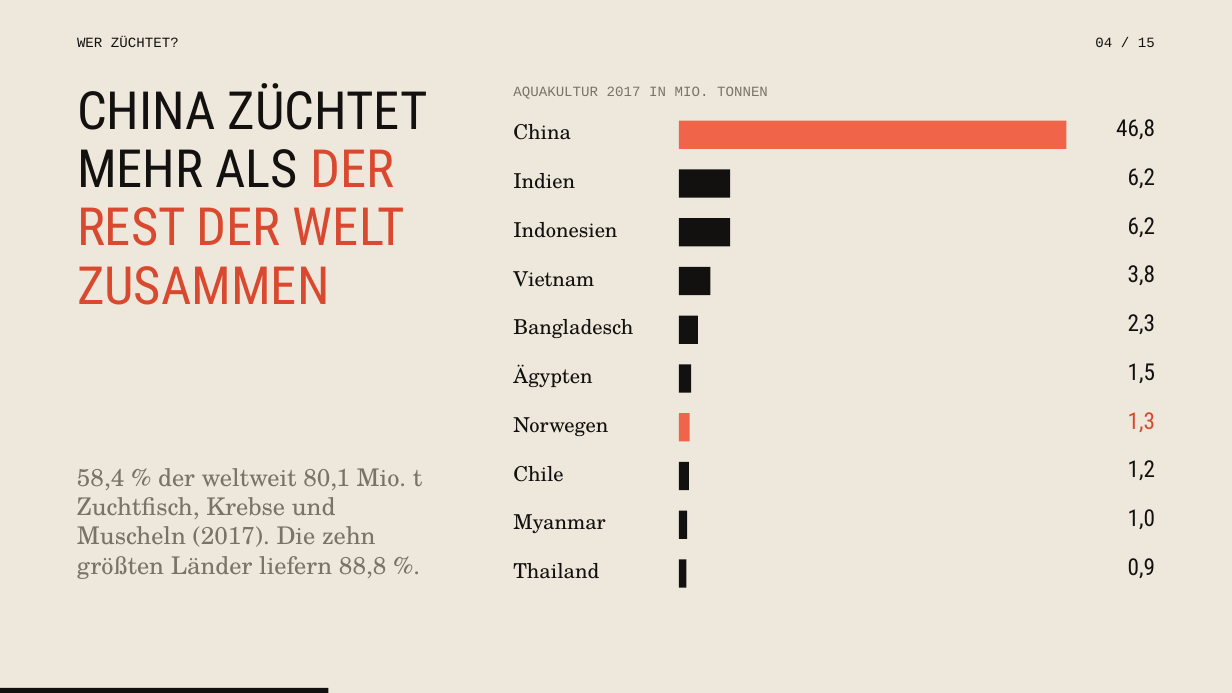
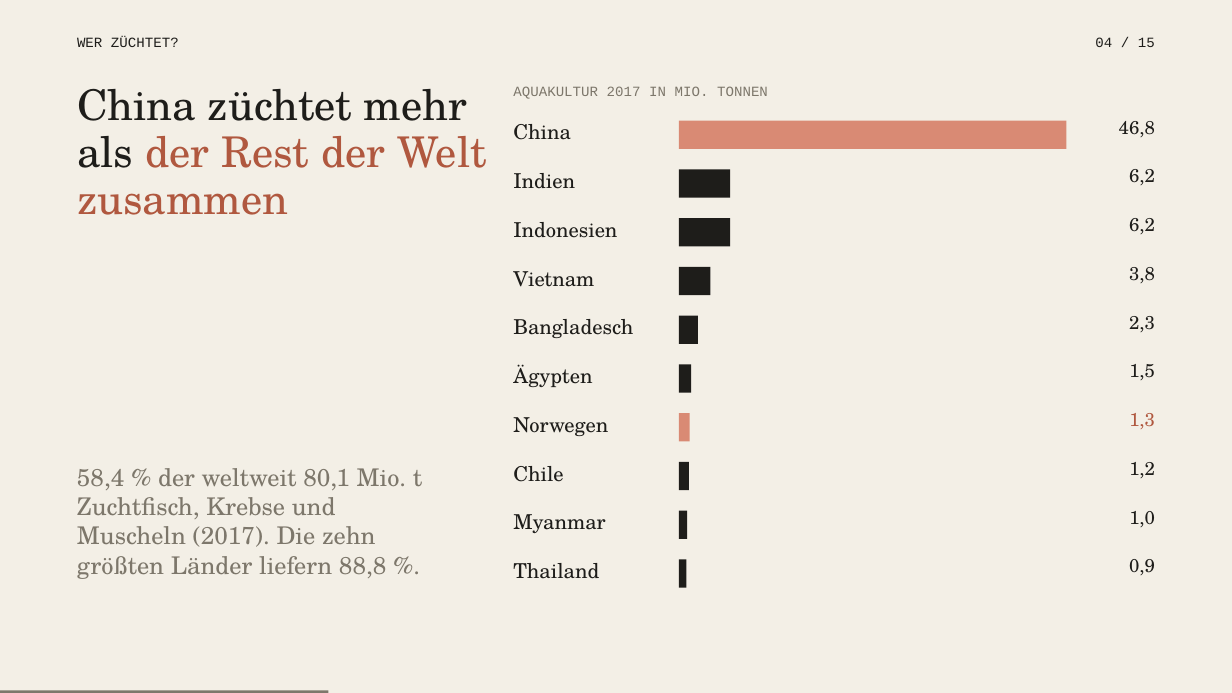
Before and after one commit to fakexkira/SlawaStudios, a slide deck: slide 4 of praesentation-lachs/Lachs-aus-dem-Kaefig.pptx. Drawn at 1232x693 pixels with LibreOffice and Linux fonts; fonts in the diff are those of the drawing. Boxes give left, top, right and bottom in pixels: in the first picture for what was removed or moved away, otherwise in the second. Text is boxed around its words. In the diff, an @@ line names an element or a change of style, - is before the commit and + after.

```diff
--- a/praesentation-lachs/Lachs-aus-dem-Kaefig.pptx
+++ b/praesentation-lachs/Lachs-aus-dem-Kaefig.pptx
@@ background #EEE8DC to #F3EFE6 @@
@@ text at (77, 89, 487, 215): text changed; size 41 to 33 pt; font Roboto Condensed to TeX Gyre Schola; text colour #D9492F to #B0583F @@
-CHINA ZÜCHTET MEHR ALS DER REST DER WELT ZUSAMMEN
+China züchtet mehr als der Rest der Welt zusammen
@@ rectangle at (679, 121, 1067, 150): fill #F0654A to #D98A74 @@
@@ rectangle at (679, 413, 690, 442): fill #F0654A to #D98A74 @@
@@ text "1,3" at (1129, 413, 1155, 429): size 18 to 14.5 pt, font Roboto Condensed to TeX Gyre Schola, text colour #D9492F to #B0583F; line spacing 0.95 to 1 @@
@@ size 18 to 14.5 pt, font Roboto Condensed to TeX Gyre Schola, text colour #12110F to #1E1D1A; line spacing 0.95 to 1 in 9 elements at (1119, 121, 1155, 137), (1129, 169, 1155, 185), (1129, 218, 1155, 234), (1129, 267, 1155, 283), (1129, 316, 1155, 332), (1129, 364, 1155, 380), (1129, 462, 1155, 478), (1129, 511, 1155, 527), (1129, 559, 1155, 575) @@
@@ rectangle at (0, 690, 329, 693): fill #12110F to #7D776B @@
```
Also in this commit, not shown: 14 other slides changed, 4 other files.
